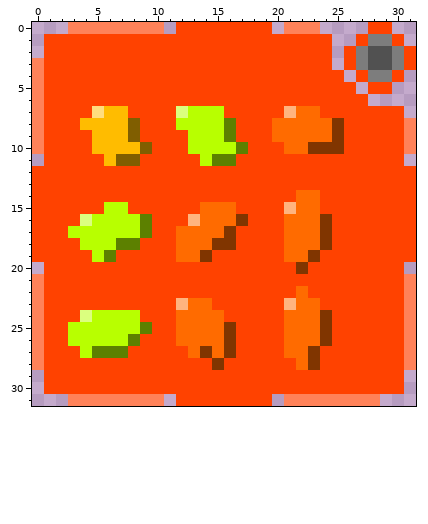
A pixel-art sprite gets an edit: Icons/Beans.png. The picture above is the old version.
The file is 32x32 pixels.
New version:
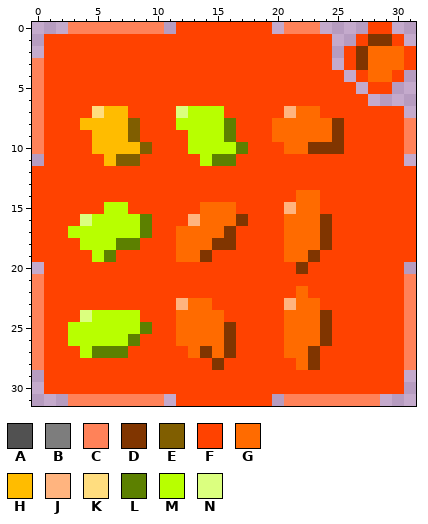
Palette (. is transparent): A #515151  B #7d7d7d  C #ff8259  D #803500  E #805e00  F #ff4200  G #ff6b00  H #ffbc00  J #ffb47f  K #ffdd7f  L #5c8000  M #b8ff00  N #dbff7f
From old to new:
y 1: x 28..29 BB -> DD
y 2..3: x 27..30 BAAB -> DGGG
y 4: x 28..29 BB -> GG
Where, in picture pixels (left, top, right, bottom), the same in both pictures:
changed: (356, 34, 404, 82)
